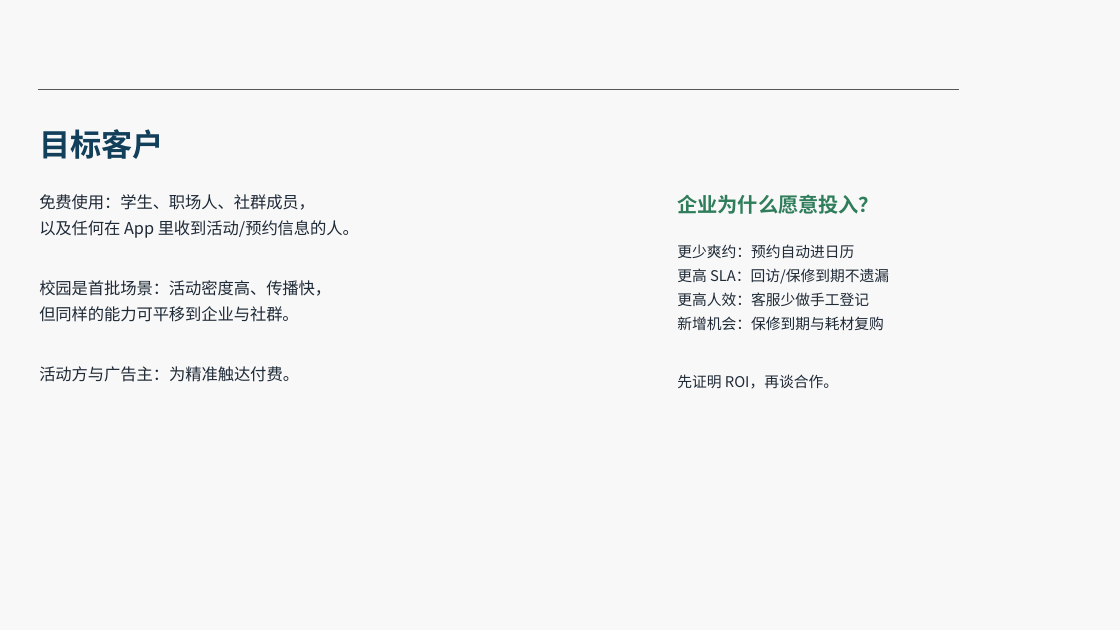
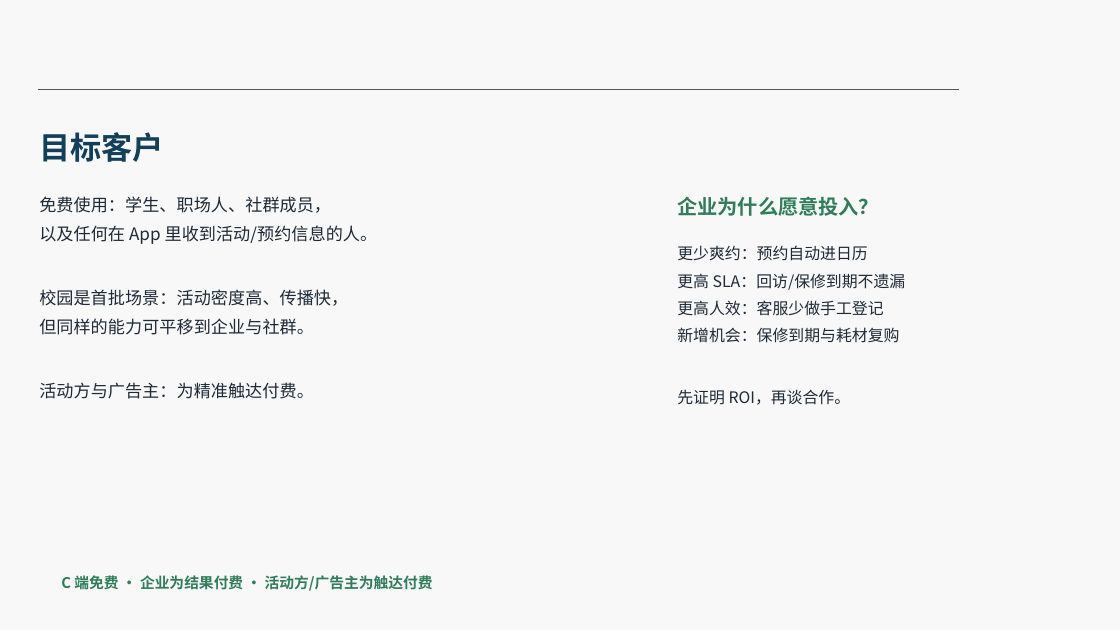
Before and after one commit to murasame9877/lishizhen, a slide deck: slide 7 of docs/2026SDG-Pitch-理时针.pptx (slide 6 before the commit). Drawn at 1120x630 pixels with LibreOffice and Linux fonts; fonts in the diff are those of the drawing; background and template pictures are left out. Boxes give left, top, right and bottom in pixels: in the first picture for what was removed or moved away, otherwise in the second. Text is boxed around its words. In the diff, an @@ line names an element or a change of style, - is before the commit and + after.

```diff
--- a/docs/2026SDG-Pitch-理时针.pptx
+++ b/docs/2026SDG-Pitch-理时针.pptx
@@ text "目标客户" at bbox=[39, 132, 164, 162]: line spacing 1.1 to 1.18 @@
@@ text "免费使用：学生、职场人、社群成员，" at bbox=[39, 196, 378, 399]: size 10.5 to 11 pt; line spacing 1.1 to 1.18 @@
@@ text "企业为什么愿意投入？" at bbox=[677, 196, 879, 216]: line spacing 1.1 to 1.18 @@
@@ text "更少爽约：预约自动进日历" at bbox=[677, 245, 906, 405]: size 9.5 to 10.2 pt; line spacing 1.1 to 1.18 @@
@@ text added at bbox=[61, 575, 433, 591], 9.5 pt, text #2F7D5B, bold @@
+C 端免费 · 企业为结果付费 · 活动方/广告主为触达付费
```
Also in this commit, not shown: 15 other slides changed, 1 slide added, 3 other files.
